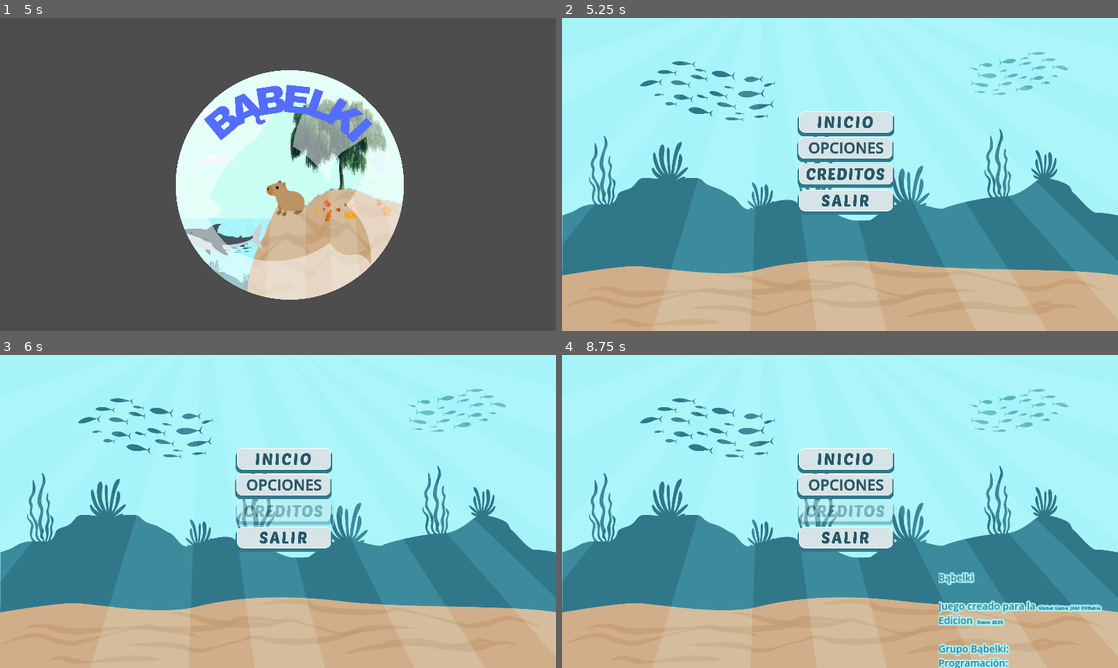
Above: before the commit, frames 1-4 (two rows, left to right).
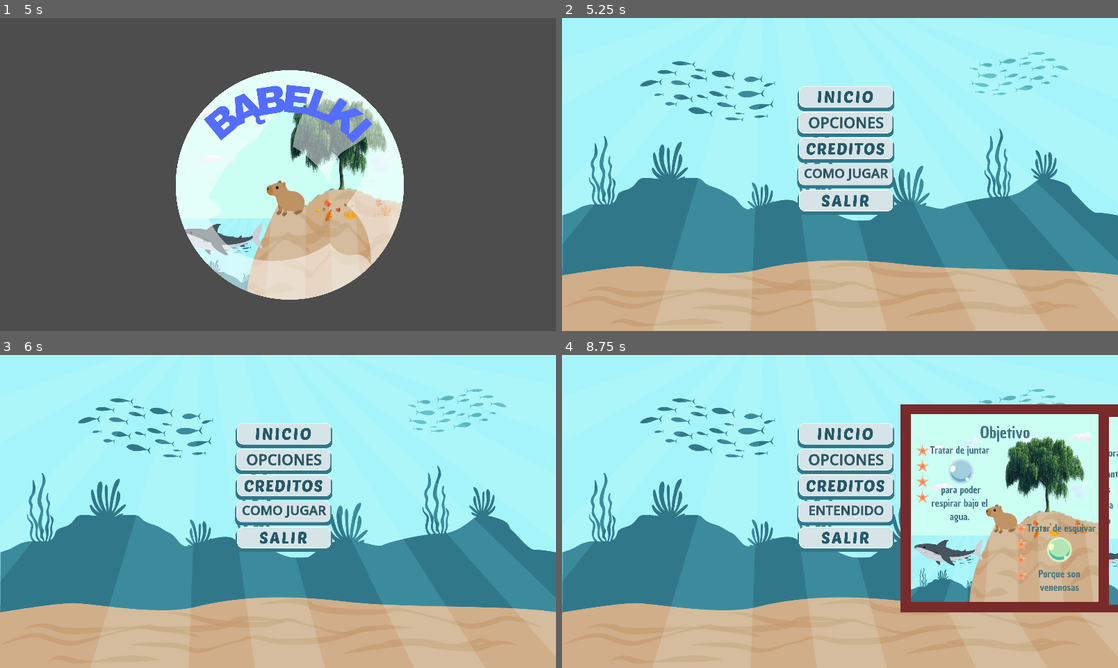
Above: after the commit, the same moments.

Repository: ReyCristian/Babelki
Game: Godot game, scene res://splash.tscn
Same seed, same stepped clock (60 frames per second), same inputs: the game is played once before the commit and once after it.
Inputs (mouse positions are in pixels of both pictures, inside the frame that each line leads up to):
- Up to frame 1 (5 s): tap Enter at 0.5, 2, 3.5 s; move the mouse to (400, 158) at 0.52 s; hold Right (ui_right) 0.53-1.28 s; tap Space at 1.25, 2.75, 4.25 s; move the mouse to (166, 190) at 1.27 s; hold Down (ui_down) 1.28-2.03 s; move the mouse to (333, 105) at 2.02 s; hold Right (ui_right) 2.03-2.78 s; move the mouse to (250, 237) at 2.77 s; hold Up (ui_up) 2.78-3.53 s; move the mouse to (444, 221) at 3.52 s; hold Left (ui_left) from 3.53 s (still down); move the mouse to (111, 127) at 4.27 s
- Up to frame 2 (5.25 s): move the mouse to (867, 174) at 5.02 s; release Left (ui_left) at 5.03 s; hold Down (ui_down) from 5.03 s (still down)
- Up to frame 3 (6 s): release Down (ui_down) at 5.75 s; click (283, 514) at 5.75 s, where only the run after the commit has a clickable "COMO JUGAR"
- Up to frame 4 (8.75 s): click (845, 514) at 6.5 s, where only the run after the commit has a clickable "COMO JUGAR"; move the mouse to (756, 433) at 7.27 s; hold Right (ui_right) 7.28-8.03 s; move the mouse to (962, 495) at 8.02 s; hold Up (ui_up) from 8.03 s (still down)

Frame 1 is identical in both runs. In frame 2, 2.9% of the frame differs, in the area x 42-60%, y 21-62%; in frame 3, 3.7%; in frame 4, 30%, in the area x 42-100%, y 15-100%.

Commit message:
tutorial

Diff:
--- a/main_menu.tscn
+++ b/main_menu.tscn
@@ -9,6 +9,153 @@
 [ext_resource type="Texture2D" uid="uid://dkje73sr6xk8v" path="res://recursos/Menu/Babelki_BotonSalir.png" id="5_m57dq"]
 [ext_resource type="AudioStream" uid="uid://dn5cynulu7ilm" path="res://recursos/musica/botón 2.mp3" id="5_vivqu"]
 [ext_resource type="Script" path="res://ocultar_boton.gd" id="9_38eui"]
+[ext_resource type="Texture2D" uid="uid://b1r3dk5kfvktc" path="res://recursos/Menu/comojugar/ComoJugar1.jpg" id="10_6yw2w"]
+[ext_resource type="Texture2D" uid="uid://cob2ky6eafkrh" path="res://recursos/Menu/comojugar/ComoJugar2.jpg" id="11_y58wi"]
+
+[sub_resource type="Animation" id="Animation_mv4t7"]
+resource_name = "ComoJugar"
+length = 2.0
+step = 0.5
+tracks/0/type = "value"
+tracks/0/imported = false
+tracks/0/enabled = true
+tracks/0/path = NodePath("ColorRect1:position")
+tracks/0/interp = 1
+tracks/0/loop_wrap = true
+tracks/0/keys = {
+"times": PackedFloat32Array(0, 2),
+"transitions": PackedFloat32Array(1, 1),
+"update": 0,
+"values": [Vector2(2000, 170), Vector2(1170, 170)]
+}
+tracks/1/type = "value"
+tracks/1/imported = false
+tracks/1/enabled = true
+tracks/1/path = NodePath("MenuPrincipal/Tutorial/Label:text")
+tracks/1/interp = 1
+tracks/1/loop_wrap = true
+tracks/1/keys = {
+"times": PackedFloat32Array(2),
+"transitions": PackedFloat32Array(1),
+"update": 1,
+"values": ["OBJETIVO"]
+}
+
+[sub_resource type="Animation" id="Animation_41488"]
+length = 0.001
+tracks/0/type = "value"
+tracks/0/imported = false
+tracks/0/enabled = true
+tracks/0/path = NodePath("ColorRect1:position")
+tracks/0/interp = 1
+tracks/0/loop_wrap = true
+tracks/0/keys = {
+"times": PackedFloat32Array(0),
+"transitions": PackedFloat32Array(1),
+"update": 0,
+"values": [Vector2(2012, 169)]
+}
+tracks/1/type = "value"
+tracks/1/imported = false
+tracks/1/enabled = true
+tracks/1/path = NodePath("ColorRect2:position")
+tracks/1/interp = 1
+tracks/1/loop_wrap = true
+tracks/1/keys = {
+"times": PackedFloat32Array(0),
+"transitions": PackedFloat32Array(1),
+"update": 0,
+"values": [Vector2(2009, 161)]
+}
+tracks/2/type = "value"
+tracks/2/imported = false
+tracks/2/enabled = true
+tracks/2/path = NodePath("MenuPrincipal/Tutorial/Label:text")
+tracks/2/interp = 1
+tracks/2/loop_wrap = true
+tracks/2/keys = {
+"times": PackedFloat32Array(0),
+"transitions": PackedFloat32Array(1),
+"update": 1,
+"values": ["COMO JUGAR"]
+}
+
+[sub_resource type="Animation" id="Animation_r8p3r"]
+resource_name = "Objetico"
+length = 2.0
+step = 0.5
+tracks/0/type = "value"
+tracks/0/imported = false
+tracks/0/enabled = true
+tracks/0/path = NodePath("ColorRect2:position")
+tracks/0/interp = 1
+tracks/0/loop_wrap = true
+tracks/0/keys = {
+"times": PackedFloat32Array(0, 2),
+"transitions": PackedFloat32Array(1, 1),
+"update": 0,
+"values": [Vector2(2000, 170), Vector2(1170, 170)]
+}
+tracks/1/type = "value"
+tracks/1/imported = false
+tracks/1/enabled = true
+tracks/1/path = NodePath("MenuPrincipal/Tutorial/Label:text")
+tracks/1/interp = 1
+tracks/1/loop_wrap = true
+tracks/1/keys = {
+"times": PackedFloat32Array(2),
+"transitions": PackedFloat32Array(1),
+"update": 1,
+"values": ["ENTENDIDO"]
+}
+
+[sub_resource type="Animation" id="Animation_a44aj"]
+resource_name = "guardar"
+step = 0.5
+tracks/0/type = "value"
+tracks/0/imported = false
+tracks/0/enabled = true
+tracks/0/path = NodePath("ColorRect1:position")
+tracks/0/interp = 1
+tracks/0/loop_wrap = true
+tracks/0/keys = {
+"times": PackedFloat32Array(0, 1),
+"transitions": PackedFloat32Array(1, 1),
+"update": 0,
+"values": [Vector2(1170, 170), Vector2(2000, 170)]
+}
+tracks/1/type = "value"
+tracks/1/imported = false
+tracks/1/enabled = true
+tracks/1/path = NodePath("ColorRect2:position")
+tracks/1/interp = 1
+tracks/1/loop_wrap = true
+tracks/1/keys = {
+"times": PackedFloat32Array(0, 1),
+"transitions": PackedFloat32Array(1, 1),
+"update": 0,
+"values": [Vector2(1170, 170), Vector2(2000, 170)]
+}
+tracks/2/type = "value"
+tracks/2/imported = false
+tracks/2/enabled = true
+tracks/2/path = NodePath("MenuPrincipal/Tutorial/Label:text")
+tracks/2/interp = 1
+tracks/2/loop_wrap = true
+tracks/2/keys = {
+"times": PackedFloat32Array(1),
+"transitions": PackedFloat32Array(1),
+"update": 1,
+"values": ["COMO JUGAR"]
+}
+
+[sub_resource type="AnimationLibrary" id="AnimationLibrary_l53yk"]
+_data = {
+"ComoJugar": SubResource("Animation_mv4t7"),
+"Objetivo": SubResource("Animation_r8p3r"),
+"RESET": SubResource("Animation_41488"),
+"guardar": SubResource("Animation_a44aj")
+}
 
 [node name="Main_Menu" type="TextureRect"]
 offset_right = 1920.0
@@ -76,11 +223,65 @@
 icon = ExtResource("4_m7wyl")
 flat = true
 
+[node name="Tutorial" type="TextureButton" parent="MenuPrincipal"]
+layout_mode = 2
+texture_normal = ExtResource("4_pj4q2")
+texture_pressed = ExtResource("4_pj4q2")
+texture_hover = ExtResource("4_pj4q2")
+texture_disabled = ExtResource("4_pj4q2")
+texture_focused = ExtResource("4_pj4q2")
+
+[node name="Label" type="Label" parent="MenuPrincipal/Tutorial"]
+layout_mode = 1
+anchors_preset = 5
+anchor_left = 0.5
+anchor_right = 0.5
+offset_left = -233.5
+offset_right = 233.5
+offset_bottom = 143.0
+grow_horizontal = 2
+theme_override_colors/font_color = Color(0.145098, 0.34902, 0.407843, 1)
+theme_override_constants/line_spacing = 0
+theme_override_constants/outline_size = 4
+theme_override_font_sizes/font_size = 90
+text = "COMO JUGAR"
+horizontal_alignment = 1
+
 [node name="Salir" type="Button" parent="MenuPrincipal"]
 layout_mode = 2
 icon = ExtResource("5_m57dq")
 flat = true
 script = ExtResource("9_38eui")
+
+[node name="ColorRect1" type="ColorRect" parent="."]
+offset_left = 2012.0
+offset_top = 169.0
+offset_right = 2730.0
+offset_bottom = 887.0
+color = Color(0.47451, 0.164706, 0.168627, 1)
+
+[node name="ComoJugar1" type="Sprite2D" parent="ColorRect1"]
+position = Vector2(364, 368)
+scale = Vector2(0.6, 0.6)
+texture = ExtResource("10_6yw2w")
+
+[node name="ColorRect2" type="ColorRect" parent="."]
+layout_mode = 0
+offset_left = 2009.0
+offset_top = 161.0
+offset_right = 2727.0
+offset_bottom = 879.0
+color = Color(0.47451, 0.164706, 0.168627, 1)
+
+[node name="ComoJugar2" type="Sprite2D" parent="ColorRect2"]
+position = Vector2(360, 358)
+scale = Vector2(0.6, 0.6)
+texture = ExtResource("11_y58wi")
+
+[node name="AnimationPlayer" type="AnimationPlayer" parent="."]
+libraries = {
+"": SubResource("AnimationLibrary_l53yk")
+}
 
 [connection signal="mouse_entered" from="MenuPrincipal/Inicio" to="MenuPrincipal" method="_on_inicio_mouse_entered"]
 [connection signal="pressed" from="MenuPrincipal/Inicio" to="MenuPrincipal" method="_on_inicio_pressed"]
@@ -88,5 +289,7 @@
 [connection signal="pressed" from="MenuPrincipal/Opciones" to="MenuPrincipal" method="_on_opciones_pressed"]
 [connection signal="mouse_entered" from="MenuPrincipal/Creditos" to="MenuPrincipal" method="_on_creditos_mouse_entered"]
 [connection signal="pressed" from="MenuPrincipal/Creditos" to="MenuPrincipal" method="_on_creditos_pressed"]
+[connection signal="mouse_entered" from="MenuPrincipal/Tutorial" to="MenuPrincipal" method="_on_opciones_mouse_entered"]
+[connection signal="pressed" from="MenuPrincipal/Tutorial" to="MenuPrincipal" method="_on_tutorial_pressed"]
 [connection signal="mouse_entered" from="MenuPrincipal/Salir" to="MenuPrincipal" method="_on_salir_mouse_entered"]
 [connection signal="pressed" from="MenuPrincipal/Salir" to="MenuPrincipal" method="_on_button_pressed"]
--- a/v_box_container.gd
+++ b/v_box_container.gd
@@ -47,3 +47,17 @@
 
 func _on_creditos_mouse_entered() -> void:
 	$"Botón2".play()
+
+var tutorial:int=0;
+
+func _on_tutorial_pressed() -> void:
+	tutorial+=1;
+	if tutorial == 1:
+		$"../AnimationPlayer".play("ComoJugar")
+	if tutorial == 2:
+		$"../AnimationPlayer".play("Objetivo")
+	if tutorial == 3:
+		$"../AnimationPlayer".play("guardar")
+		tutorial = 0
+
+	pass # Replace with function body.
Not shown: 1 places in main_menu.tscn that only renumber resources
Binary file added: recursos/Menu/comojugar/ComoJugar1.jpg
Not shown, added: recursos/Menu/comojugar/ComoJugar1.jpg.import
Binary file added: recursos/Menu/comojugar/ComoJugar2.jpg
Not shown, added: recursos/Menu/comojugar/ComoJugar2.jpg.import
